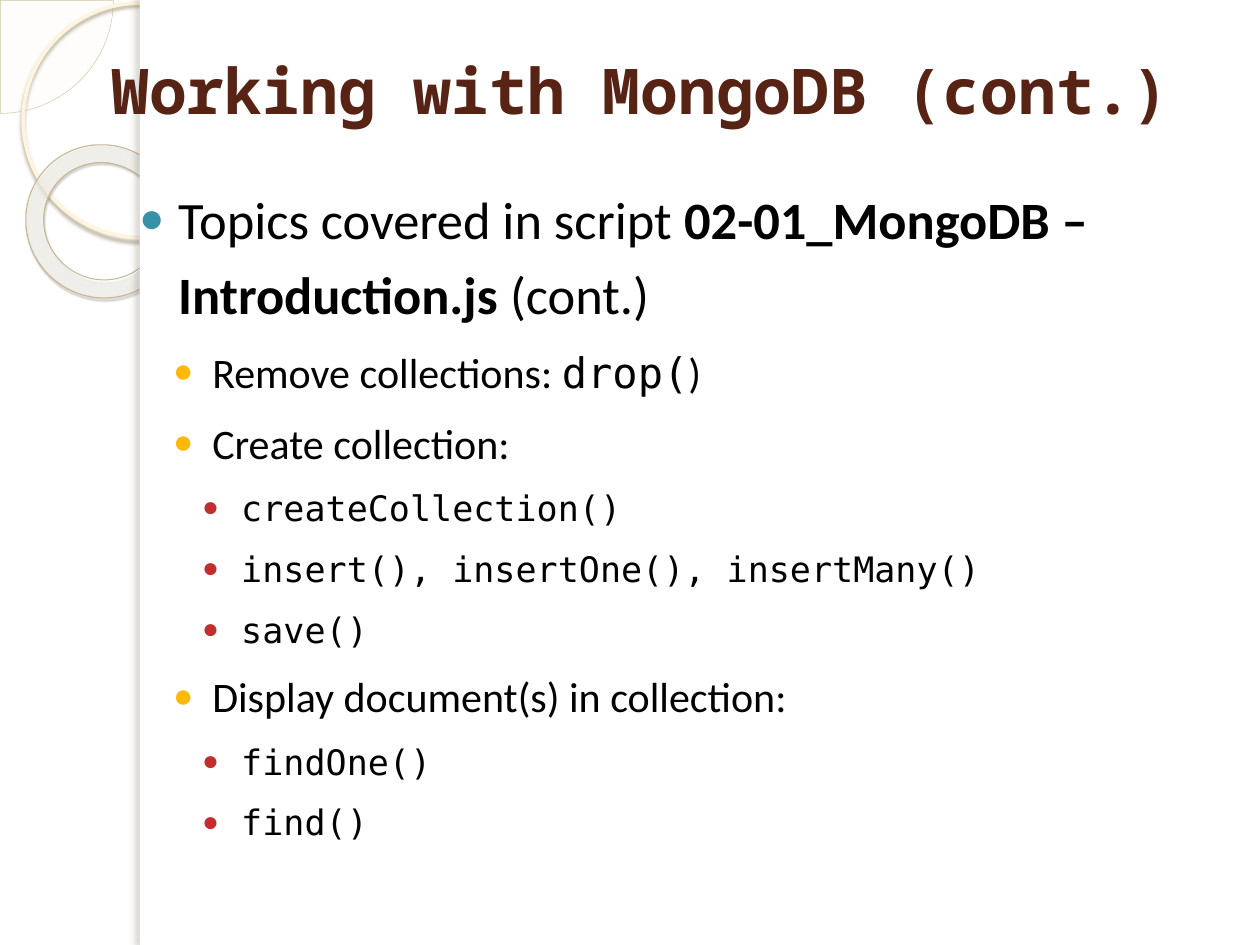
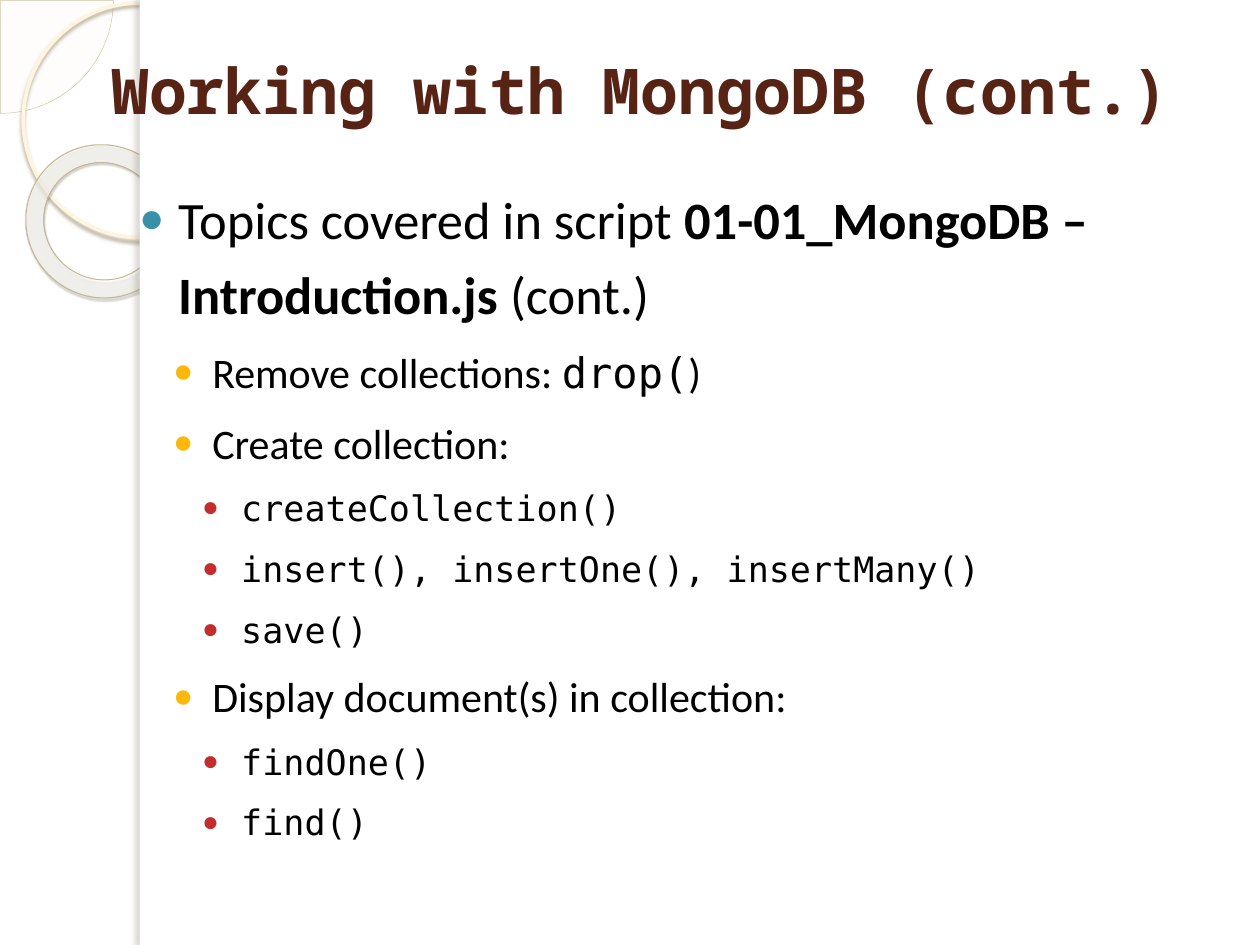
Before and after one commit to marinfotache/Polyglot-Persistence-and-Big-Data, a slide deck: slide 14 of 01 Document Databases. MongoDB/01 Document_DB__MongoDB.pptx. Drawn at 1260x945 pixels with LibreOffice and Linux fonts; fonts in the diff are those of the drawing; background and template pictures are left out. Boxes give left, top, right and bottom in pixels: in the first picture for what was removed or moved away, otherwise in the second. Text is boxed around its words. In the diff, an @@ line names an element or a change of style, - is before the commit and + after.

```diff
--- a/01 Document Databases. MongoDB/01 Document_DB__MongoDB.pptx
+++ b/01 Document Databases. MongoDB/01 Document_DB__MongoDB.pptx
@@ text at (178,202,1050,323): text changed @@
-● Topics covered in script 02-01_MongoDB – Introduction.js (cont.)
+● Topics covered in script 01-01_MongoDB – Introduction.js (cont.)
```
Also in this commit, not shown: 6 other slides changed, 1 slide added, 2 other files.
